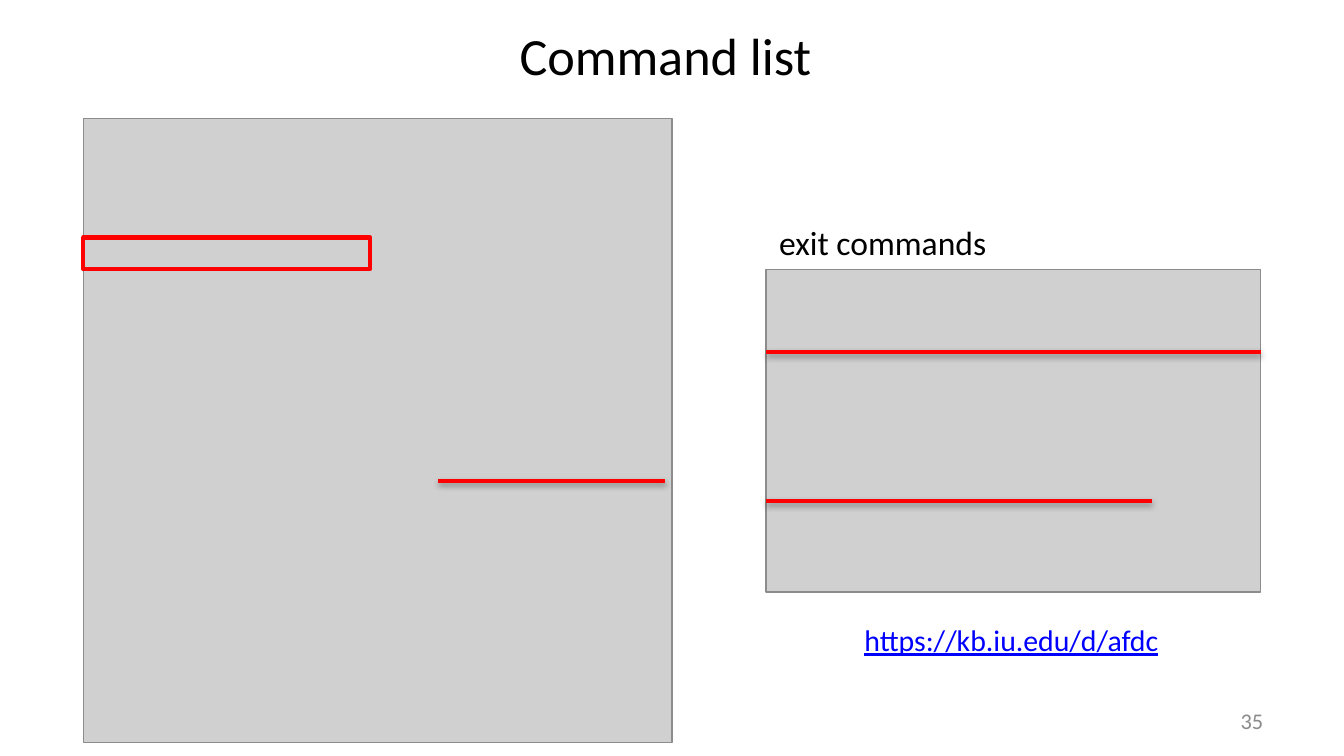
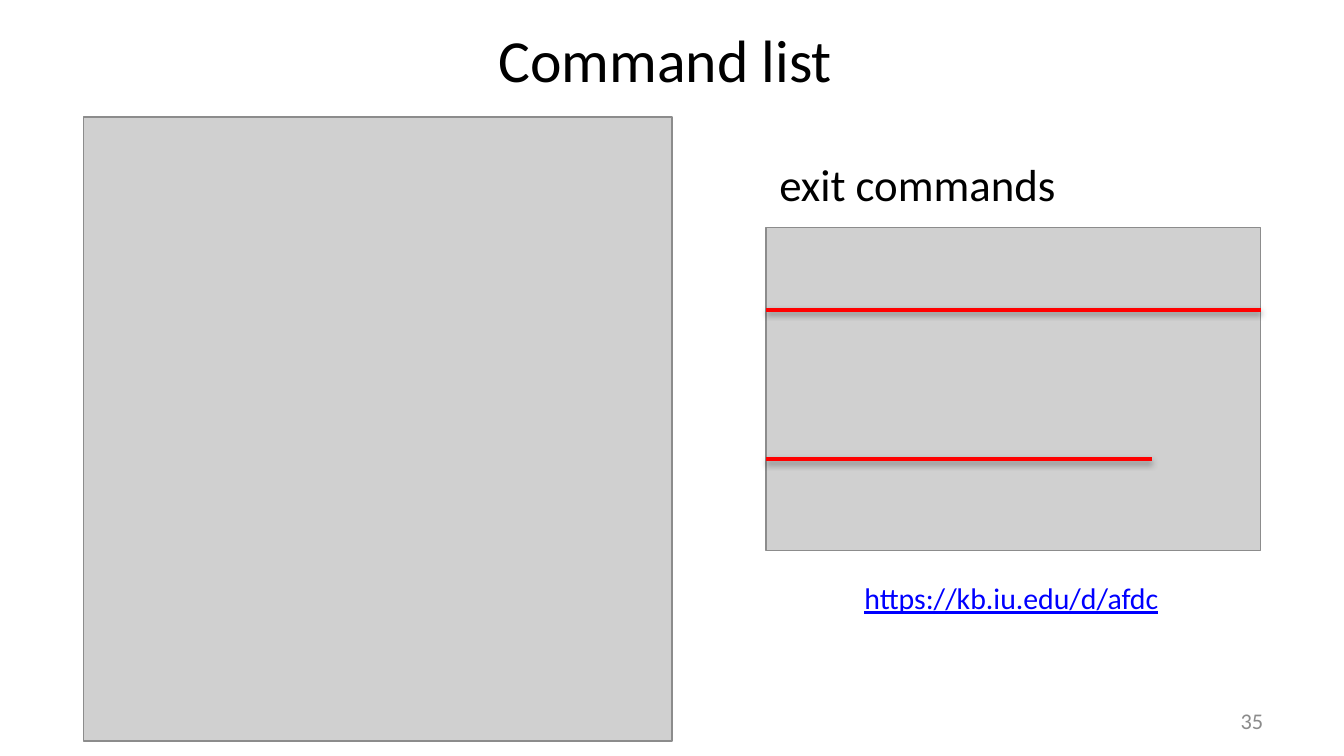
Before and after one commit to liu3zhenlab/teaching, a slide deck: slide 35 of PLPTH813Bioinformatis/2025/1_lecture/lecture01_overview_basis.pptx. Drawn at 1344x756 pixels with LibreOffice and Linux fonts; fonts in the diff are those of the drawing; grey boxes stand for pictures. Boxes give left, top, right and bottom in pixels: in the first picture for what was removed or moved away, otherwise in the second. Text is boxed around its words. In the diff, an @@ line names an element or a change of style, - is before the commit and + after.

```diff
--- a/PLPTH813Bioinformatis/2025/1_lecture/lecture01_overview_basis.pptx
+++ b/PLPTH813Bioinformatis/2025/1_lecture/lecture01_overview_basis.pptx
@@ title "Command list" at (498,40,832,83): size 28 to 32 pt @@
@@ text "exit commands": place and size @@
-text "exit commands" at (779,231,986,256)
+text "exit commands" at (779,170,1056,202)
@@ text "exit commands" at (779,170,1056,202): size 18 to 24 pt @@
@@ rectangle removed at (83,238,370,270) @@
@@ 2 lines, 1 picture, 1 text: place and size @@
-2 lines, 1 picture, 1 text at (766,269,1261,656)
+2 lines, 1 picture, 1 text at (766,227,1261,614)
@@ line removed from (438, 481) to (665, 481) @@
```
Also in this commit, not shown: 3 other slides changed, 3 other files.
